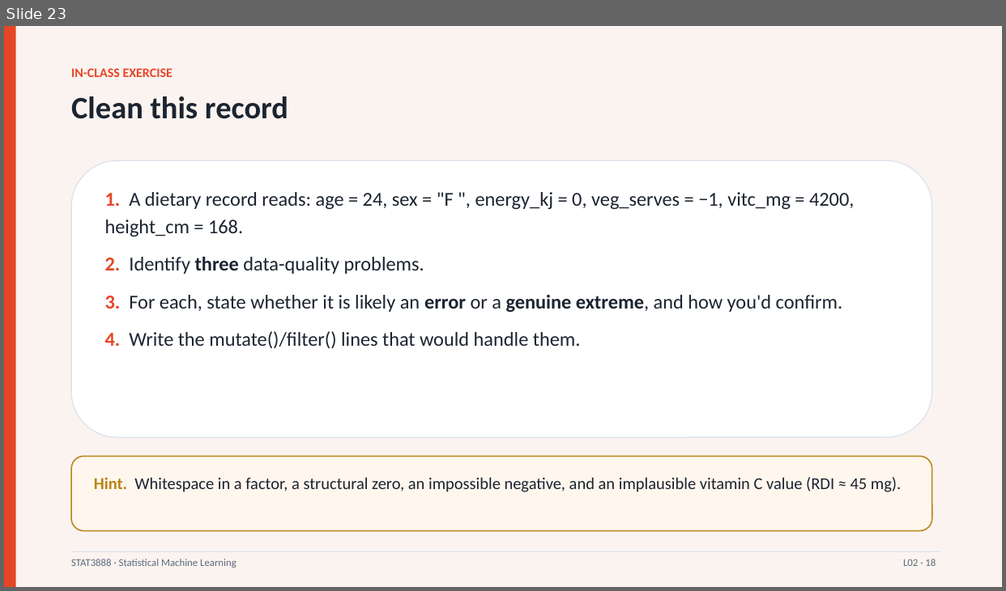
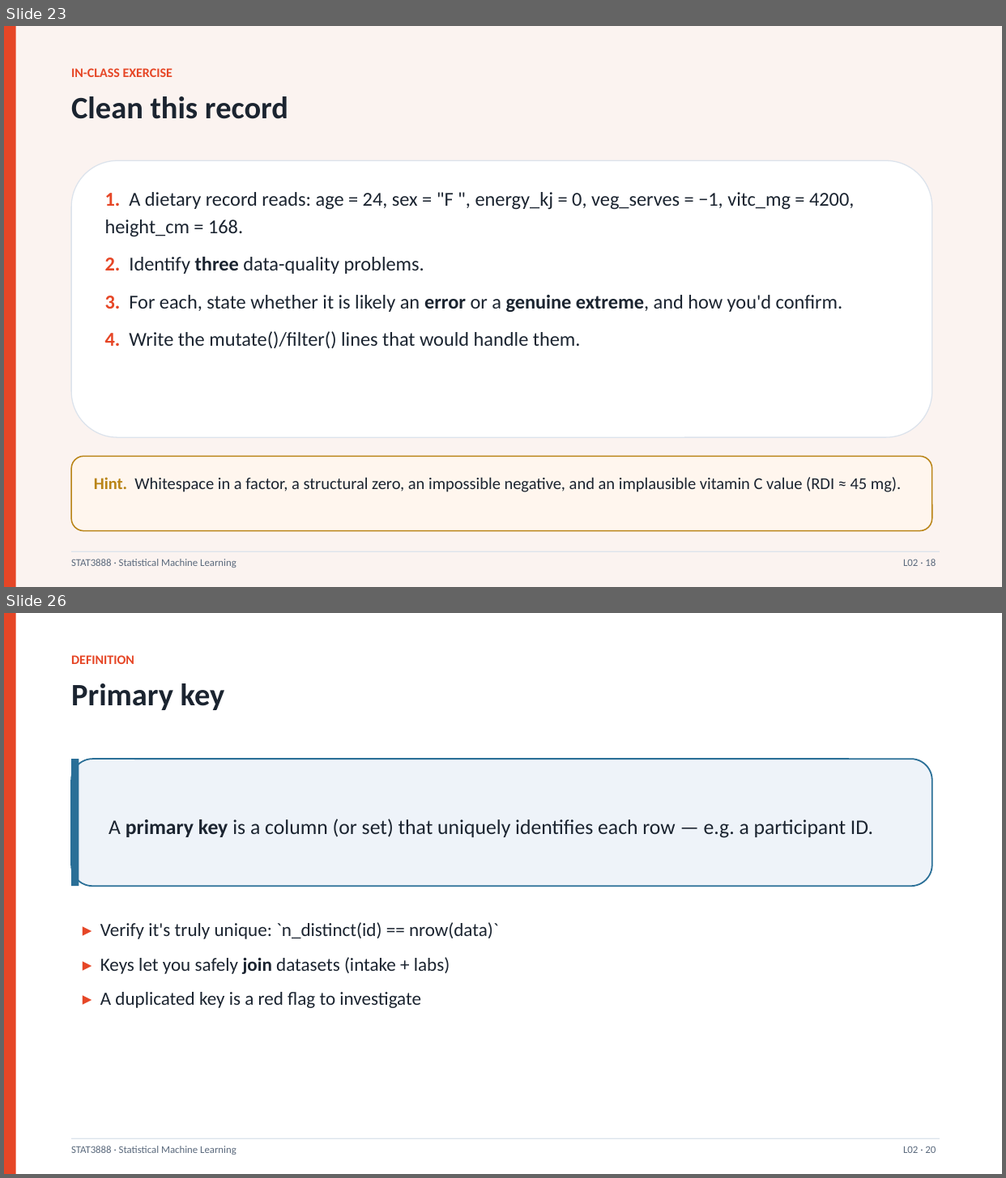
Before and after one commit to liuyizhou0402/data-analysis, a slide deck: STAT3888_course/Lecture02_DataCleaning.pptx. Shown one above the other, each under a label of ours: slide 23 before the commit, slides 23 and 26 after it; the slides between them are not shown. The pictures are 1006x591 and 1006x1178 pixels, drawn with LibreOffice and Linux fonts; fonts in the diff are those of the drawing. Boxes give left, top, right and bottom in pixels: in the first picture for what was removed or moved away, otherwise in the second. Text is boxed around its words. In the diff, an @@ line names an element or a change of style, - is before the commit and + after.

```diff
--- a/STAT3888_course/Lecture02_DataCleaning.pptx
+++ b/STAT3888_course/Lecture02_DataCleaning.pptx
@@ slide 26 added at (x1=4, y1=613, x2=1002, y2=1174), background #FFFFFF @@
@@ rectangle added at (x1=4, y1=613, x2=16, y2=1174), fill #E64626 @@
@@ text added at (x1=71, y1=655, x2=134, y2=664), 12.5 pt, text #E64626, bold @@
+DEFINITION
@@ text added at (x1=71, y1=683, x2=225, y2=710), 30 pt, text #1B2430, bold @@
+Primary key
@@ rounded rectangle added at (x1=71, y1=759, x2=932, y2=886), fill #EEF3F9, outline #2A6F97 1.4 pt @@
@@ rectangle added at (x1=71, y1=759, x2=79, y2=886), fill #2A6F97 @@
@@ text added at (x1=108, y1=819, x2=873, y2=838), 20 pt, text #1B2430 @@
+A primary key is a column (or set) that uniquely identifies each row — e.g. a participant ID.
@@ text added at (x1=100, y1=922, x2=499, y2=1008), 18 pt, text #1B2430 @@
+▸ Verify it's truly unique: `n_distinct(id) == nrow(data)`
+▸ Keys let you safely join datasets (intake + labs)
+▸ A duplicated key is a red flag to investigate
@@ rectangle added at (x1=71, y1=1139, x2=940, y2=1139), fill #DCE3EC @@
@@ text added at (x1=71, y1=1146, x2=236, y2=1155), 10 pt, text #5B6A7D @@
+STAT3888 · Statistical Machine Learning
@@ text added at (x1=903, y1=1146, x2=936, y2=1153), 10 pt, text #5B6A7D @@
+L02 · 20
```
Also in this commit, not shown: 1 slide changed, 35 other slides added, 5 other files.
